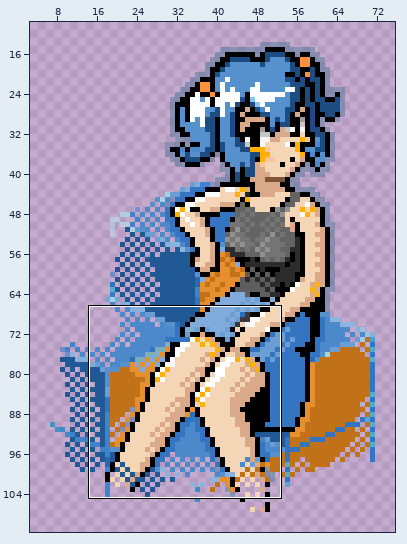
Sprite sheet -- src/img/mapedit/ic.png. The picture above shows the old version from afar; the outline marks the close-up.
Close-up. First the earlier version:
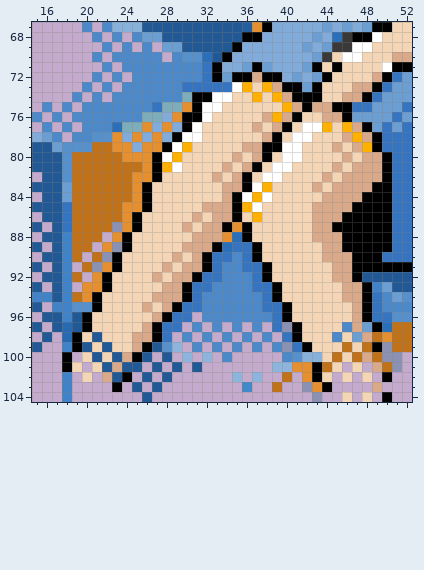
The file is 80x120 pixels. Colours within 5 levels of each other are drawn and written as one. Shown: x 15..52, y 67..104. The wide view leaves out empty margins. The commit also changed other parts of the picture, which this record leaves out.
After the commit:
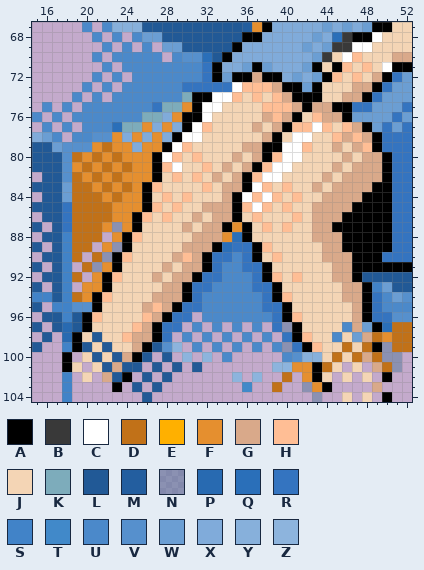
Palette (. is transparent): A #000000  B #393939  C #ffffff  D #c17118  E #ffb000  F #e58f2f  G #d9a98a  H #ffbe95  J #f4d5b5  K #7dacbb  L #215996  M #235e9f  N #43729271  P #286ab1  Q #2a6fb9  R #3474c0  S #4183c8  T #4189c9  U #4b89ca  V #5690cd  W #6b9ed3  X #80abda  Y #87b0db  Z #8db4dd
The edit:
Changed rows in their new state; - is an unchanged pixel.
first column x 19:
 70 ----------------------------H-
 71 ---------------------------H-H
 72 --------------------------H-H-
 73 -----------------HHH----------
 74 ----------------H-H-H---------
 75 -------------------HHH--------
 76 --------------------H---H-----
 77 -------------H--------HH-H-H--
 78 --------------------------H-H-
 79 --F--------H-----------H-----H
 80 -F-F------H-H-------H---------
 81 F-F-F-F--H---H-----H----------
 82 -F-F-F----H-H-----H-----------
 83 --F-F---H----H-----H-H--------
 84 ---F-F---H-H------H-H-H-------
 85 ----F---H-H------H-H-H--------
 86 ----F--H-H--------H---H-------
 87 ---F---------------H-H--------
 88 ------H-----------------------
 89 -------------------H----------
 90 -----H-----H--------H---------
 92 ----H---------------H-H-------
 94 ---H-----------------H--------
 95 --------H---------------------
 96 --H----H--------------H-------
 97 ------H-----------------------
 98 -----H-----------------H------
 99 ------------------------H-----
Pixel boxes of the changes (left, top, right, bottom) in both close-ups:
changed: (332, 52, 372, 82)
changed: (72, 82, 372, 352)
